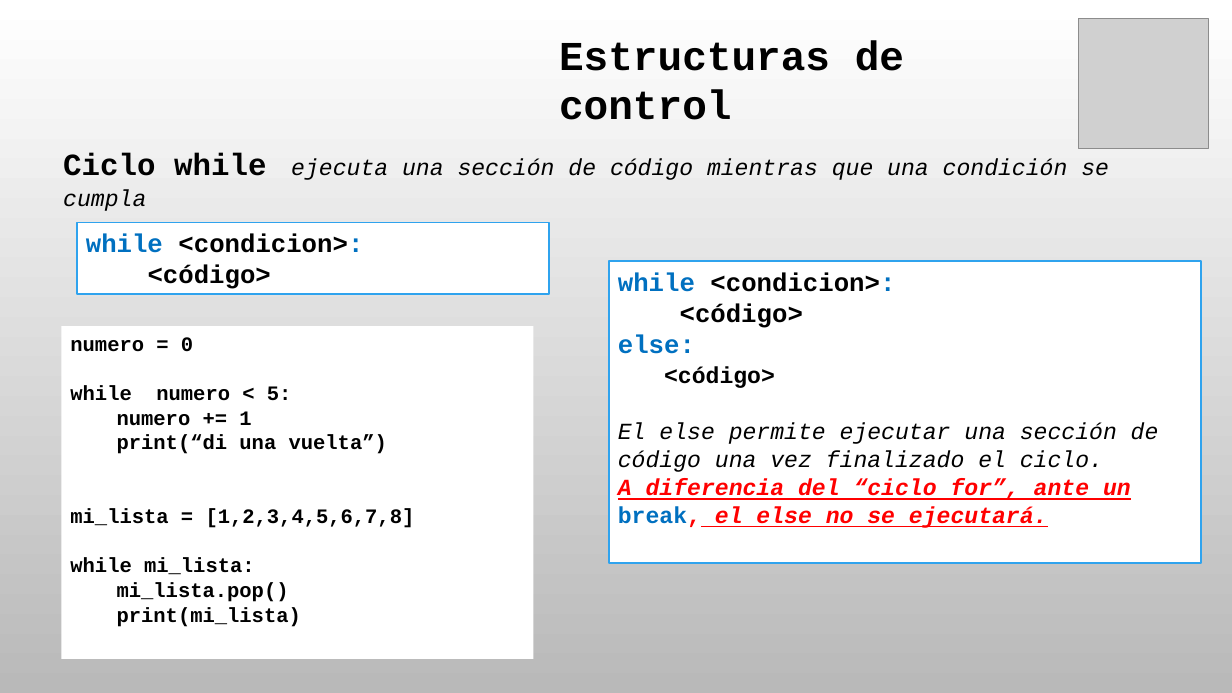
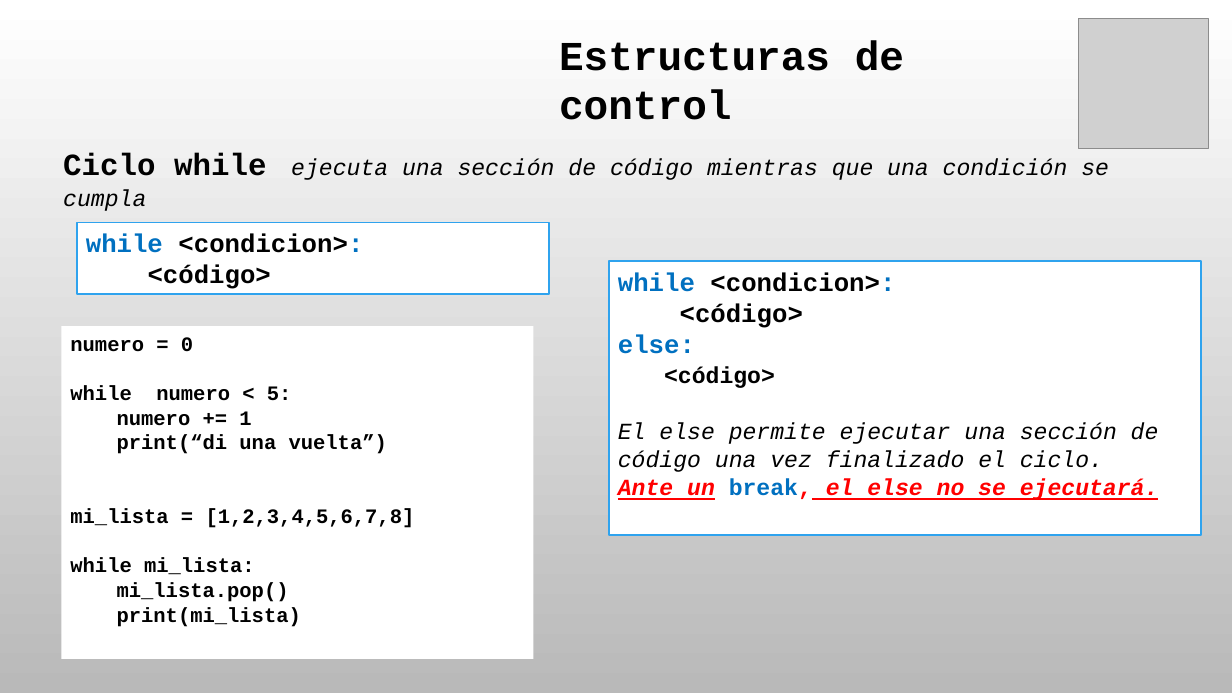
Before and after one commit to jorgeporto80/curso-python, a slide deck: slide 14 of Clases/doc/Gota.pptx. Drawn at 1232x693 pixels with LibreOffice and Linux fonts; fonts in the diff are those of the drawing; grey boxes stand for pictures; background and template pictures are left out. Boxes give left, top, right and bottom in pixels: in the first picture for what was removed or moved away, otherwise in the second. Text is boxed around its words. In the diff, an @@ line names an element or a change of style, - is before the commit and + after.

```diff
--- a/Clases/doc/Gota.pptx
+++ b/Clases/doc/Gota.pptx
@@ rectangle "while <condicion>:": place and size @@
-rectangle "while <condicion>:" at bbox=[609, 262, 1202, 563]
+rectangle "while <condicion>:" at bbox=[609, 262, 1202, 535]
@@ text in rectangle at bbox=[618, 478, 1159, 500]: text changed @@
-A diferencia del “ciclo for”, ante un break, el else no se ejecutará.
+Ante un break, el else no se ejecutará.
```
Also in this commit, not shown: 1 other slide changed, 1 other file.
